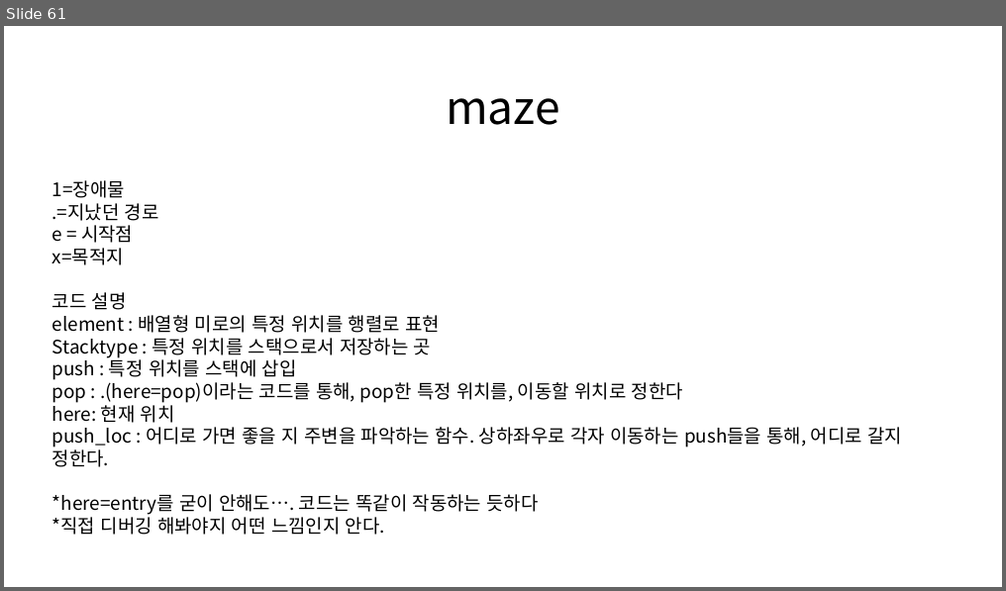
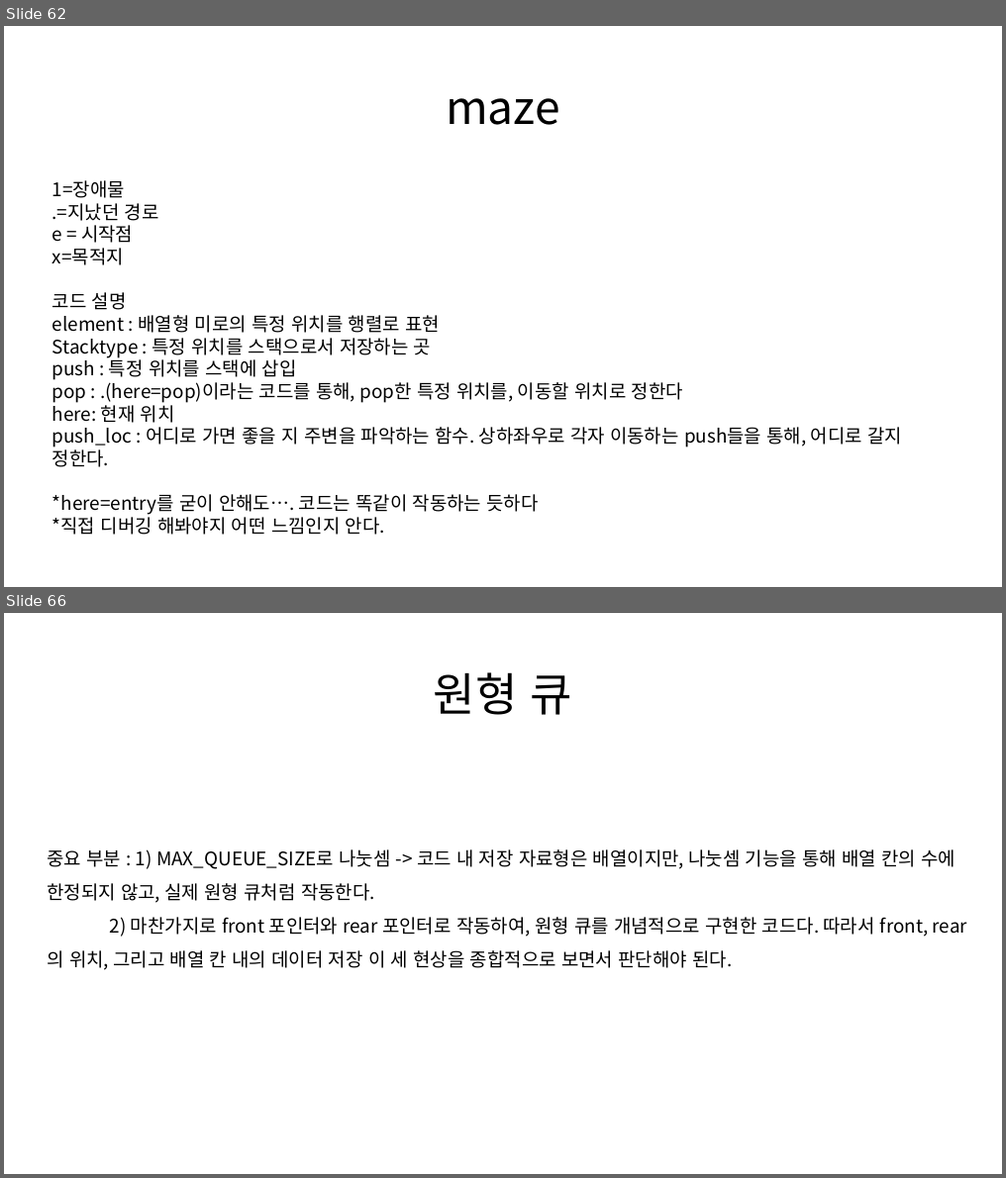
Before and after one commit to Seong221/College-Study-PPT, a slide deck: Data Structure_upload.pptx. Shown one above the other, each under a label of ours: slide 61 before the commit, slides 62 and 66 after it; the slides between them are not shown. The pictures are 1006x591 and 1006x1178 pixels, drawn with LibreOffice and Linux fonts; fonts in the diff are those of the drawing. Boxes give left, top, right and bottom in pixels: in the first picture for what was removed or moved away, otherwise in the second. Text is boxed around its words. In the diff, an @@ line names an element or a change of style, - is before the commit and + after.

```diff
--- a/Data Structure_upload.pptx
+++ b/Data Structure_upload.pptx
@@ slide 66 added at (4, 613, 1002, 1174), background #FFFFFF @@
@@ title added at (434, 672, 572, 715), 44 pt, text #000000 @@
+원형 큐
@@ text added at (47, 850, 955, 970), 18 pt, text #000000 @@
+중요 부분 : 1) MAX_QUEUE_SIZE로 나눗셈 -> 코드 내 저장 자료형은 배열이지만, 나눗셈 기능을 통해 배열 칸의 수에 한정되지 않고, 실제 원형 큐처럼 작동한다.
+2) 마찬가지로 front 포인터와 rear 포인터로 작동하여, 원형 큐를 개념적으로 구현한 코드다. 따라서 front, rear의 위치, 그리고 배열 칸 내의 데이터 저장 이 세 현상을 종합적으로 보면서 판단해야 된다.
@@ what was slide 61 is now slide 62 @@
```
Also in this commit, not shown: 1 slide changed, 12 other slides added, 1 slide removed, 1 other file.
